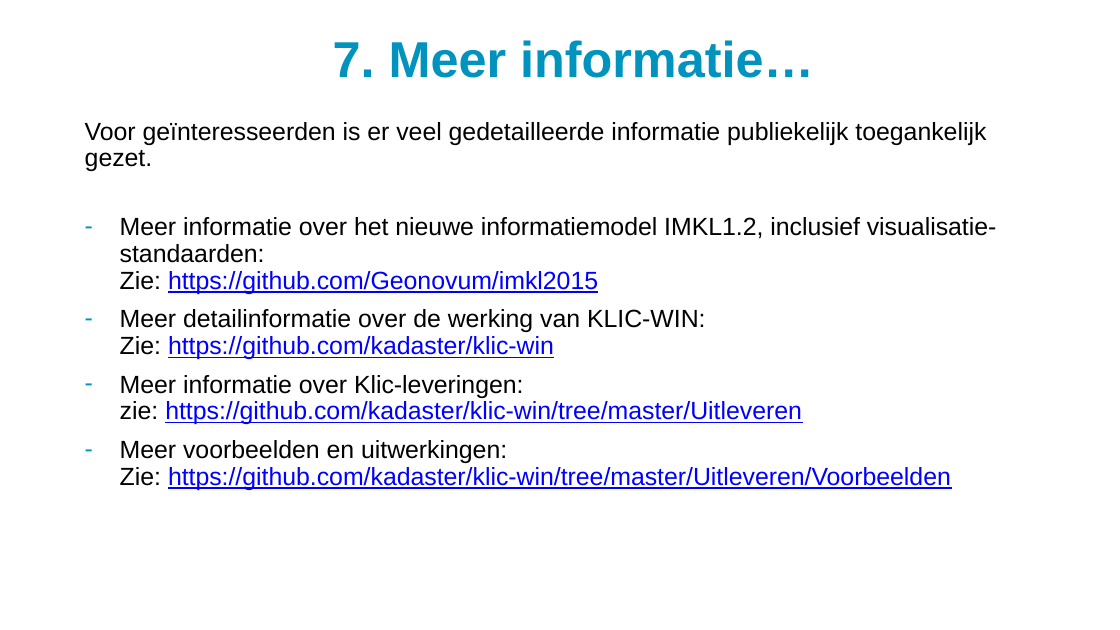
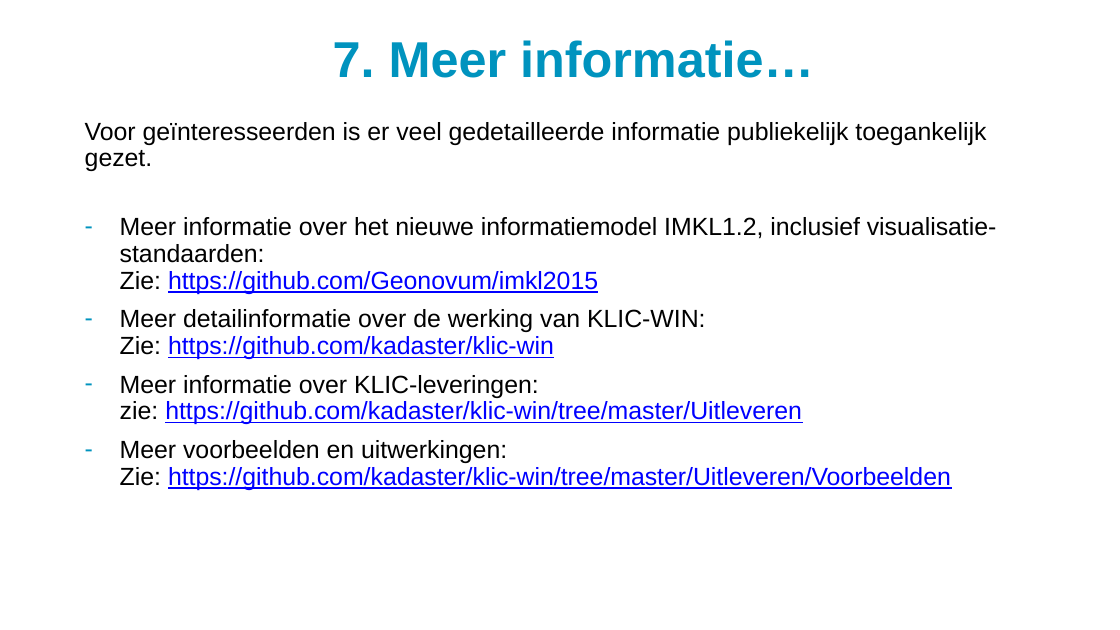
Before and after one commit to kadaster/klic-win, a slide deck: slide 16 of Uitleveren/WIBON levering - producten NA overgangsperiode.ppsx (slide 17 before the commit). Drawn at 1120x630 pixels with LibreOffice and Linux fonts; fonts in the diff are those of the drawing; background and template pictures are left out. Boxes give left, top, right and bottom in pixels: in the first picture for what was removed or moved away, otherwise in the second. Text is boxed around its words. In the diff, an @@ line names an element or a change of style, - is before the commit and + after.

```diff
--- a/Uitleveren/WIBON levering - producten NA overgangsperiode.ppsx
+++ b/Uitleveren/WIBON levering - producten NA overgangsperiode.ppsx
@@ text at (x1=120, y1=375, x2=802, y2=424): text changed @@
-– Meer informatie over Klic-leveringen:
-  zie: https://github.com/kadaster/klic-win/tree/master/Uitleveren
+– Meer informatie over KLIC-leveringen:
+  zie: https://github.com/kadaster/klic-win/tree/master/Uitleveren
```
Also in this commit, not shown: 11 other slides changed, 1 slide removed, 3 other files.
